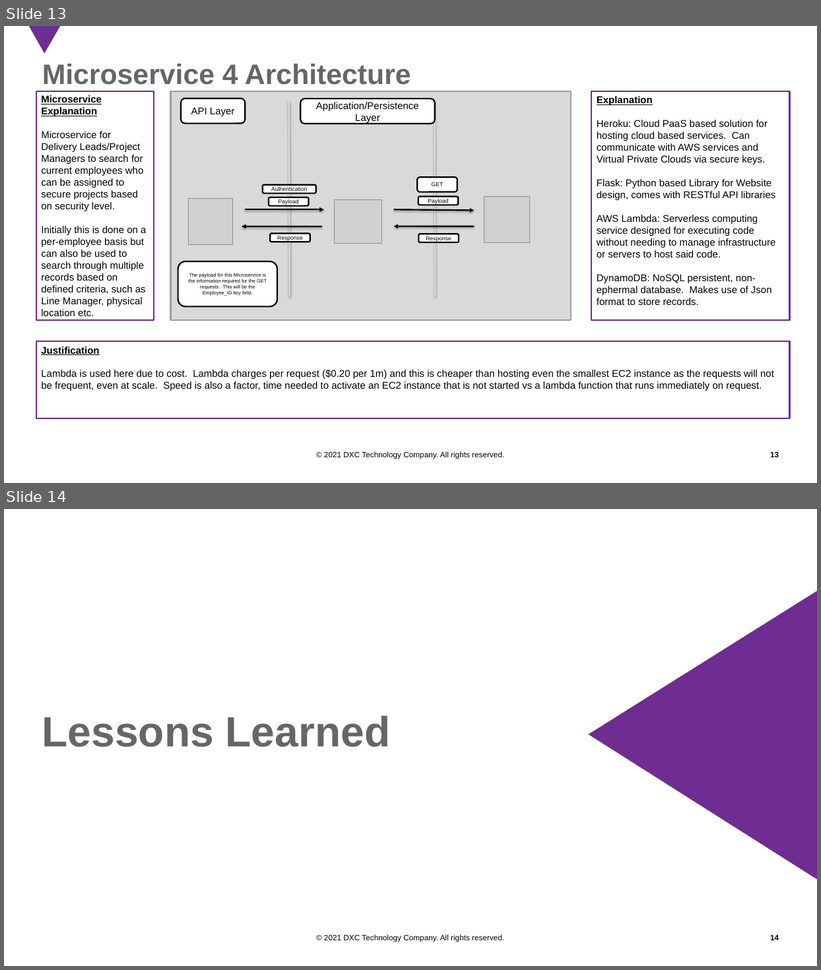
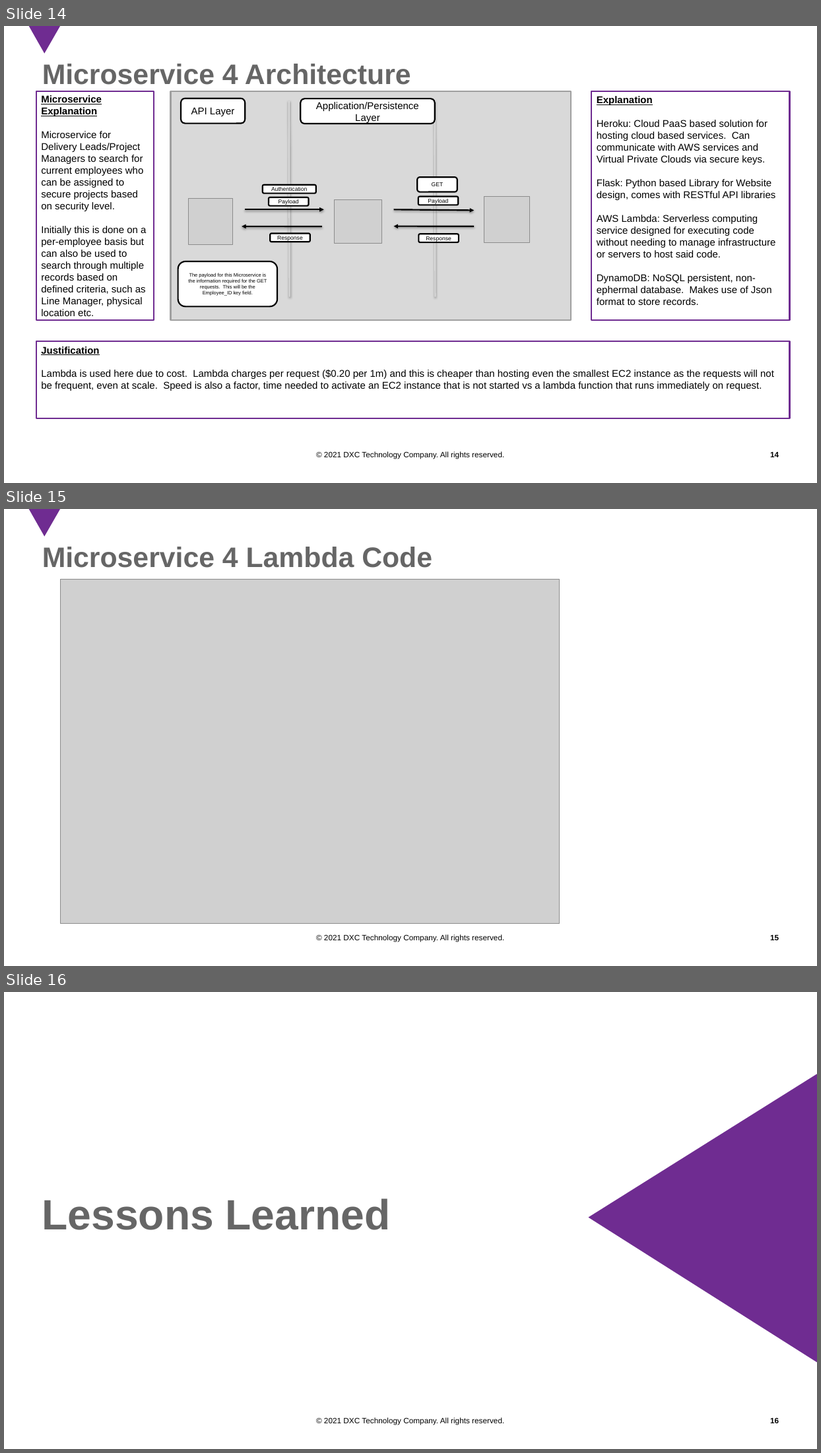
Before and after one commit to Pajmage/CETM67Assignment1, a slide deck: Microservices Architecture.pptx. Shown one above the other, each under a label of ours: slides 13 and 14 before the commit, slides 14, 15 and 16 after it. The pictures are 821x970 and 821x1453 pixels, drawn with LibreOffice and Linux fonts; fonts in the diff are those of the drawing; grey boxes stand for pictures; background and template pictures are left out. Boxes give left, top, right and bottom in pixels: in the first picture for what was removed or moved away, otherwise in the second. Text is boxed around its words. In the diff, an @@ line names an element or a change of style, - is before the commit and + after.

```diff
--- a/Microservices Architecture.pptx
+++ b/Microservices Architecture.pptx
@@ slide 15 added at (x1=4, y1=509, x2=817, y2=966), background #FFFFFF; not listed: 3 template elements that a slide beside it also shows @@
@@ title added at (x1=42, y1=547, x2=432, y2=568), 40 pt, text #666666, bold @@
+Microservice 4 Lambda Code
@@ picture added at (x1=61, y1=579, x2=560, y2=924) @@
@@ what was slide 13 is now slide 14 @@
@@ page number at (x1=770, y1=452, x2=779, y2=458): text changed @@
-13
+14
@@ what was slide 14 is now slide 16 @@
```
Also in this commit, not shown: 2 slides changed, 1 other slide added, 6 other files.
